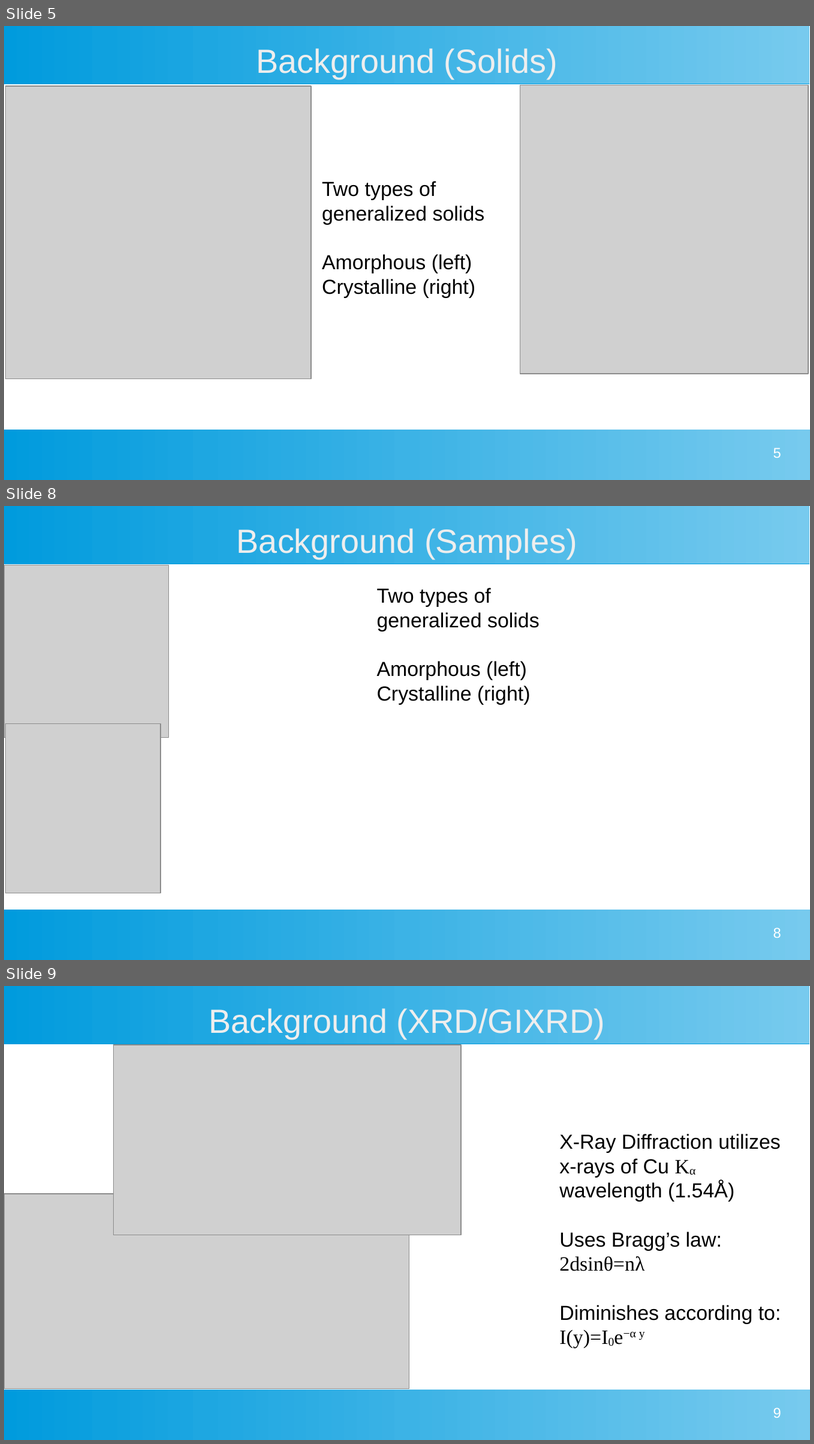
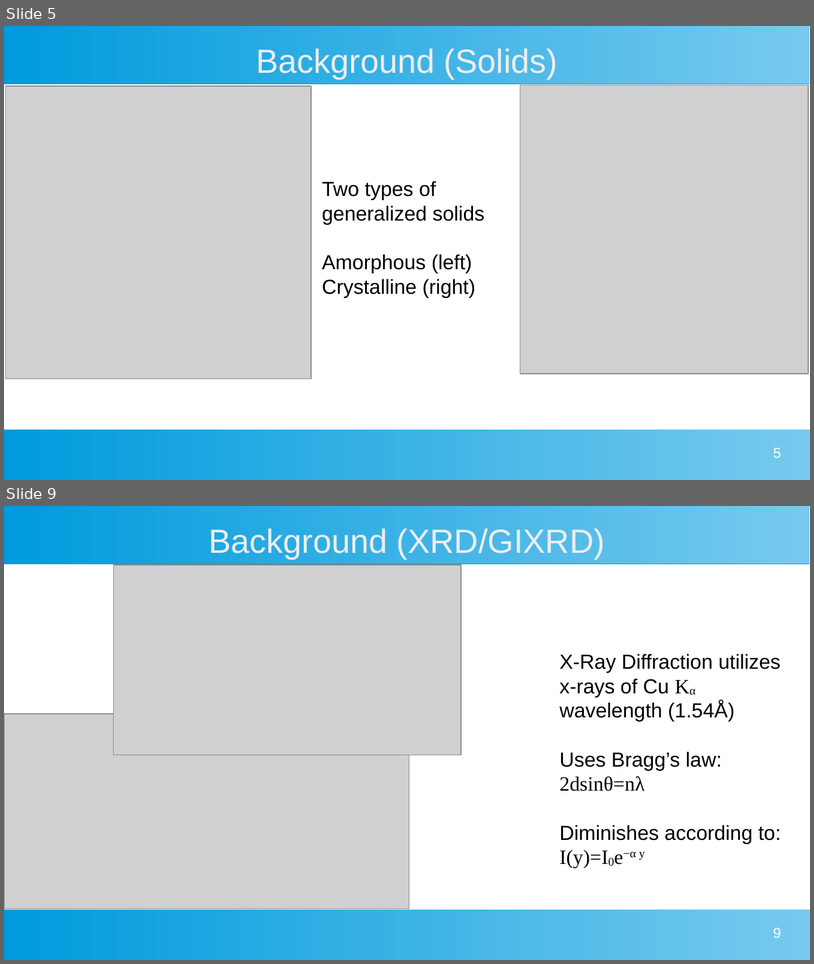
Before and after one commit to MarkS5001/GIXRD-Thesis, a slide deck: Thesis Defense Presentation.odp. Shown one above the other, each under a label of ours: slides 5, 8 and 9 before the commit, slides 5 and 9 after it; the slides between them are not shown. The pictures are 814x1444 and 814x964 pixels, drawn with LibreOffice and Linux fonts; fonts in the diff are those of the drawing; grey boxes stand for pictures. Boxes give left, top, right and bottom in pixels: in the first picture for what was removed or moved away, otherwise in the second. Text is boxed around its words. In the diff, an @@ line names an element or a change of style, - is before the commit and + after.

```diff
--- a/Thesis Defense Presentation.odp
+++ b/Thesis Defense Presentation.odp
@@ slide 8 removed at (4,506,810,960), background #FFFFFF; not listed: 2 template elements that a slide beside it also shows @@
@@ title removed at (237,528,577,559) @@
-Background (Samples)
@@ picture removed at (4,565,168,737) @@
@@ text removed at (377,588,540,705) @@
-Two types of generalized solids
-Amorphous (left)
-Crystalline (right)
@@ picture removed at (5,723,161,893) @@
@@ page number removed at (774,927,782,937) @@
-8
```
Also in this commit, not shown: 3 slides changed, 2 slides added, 2 other slides removed.
